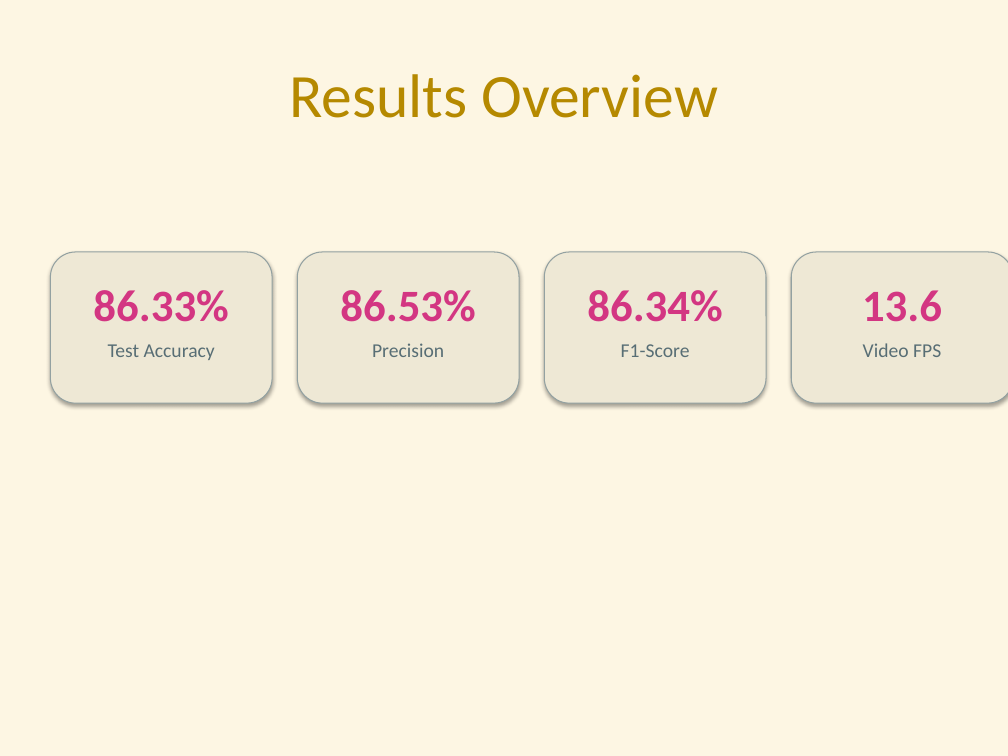
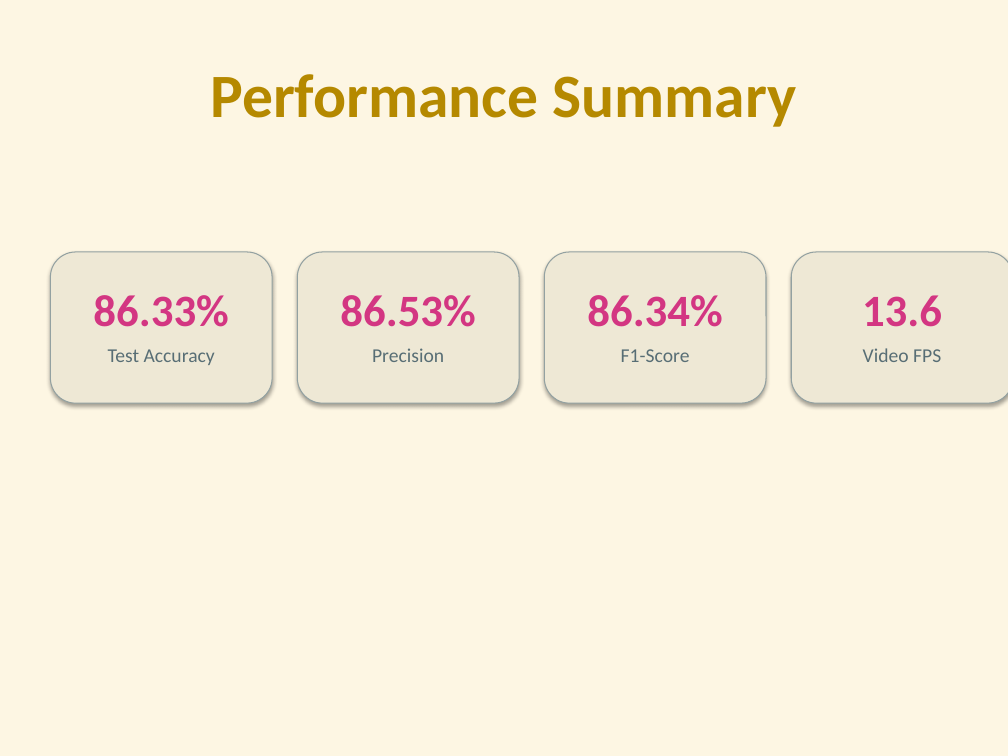
Before and after one commit to HyzenTech/car-retrieval-system, a slide deck: slide 6 of presentation.pptx (slide 7 before the commit). Drawn at 1008x756 pixels with LibreOffice and Linux fonts; fonts in the diff are those of the drawing. Boxes give left, top, right and bottom in pixels: in the first picture for what was removed or moved away, otherwise in the second. Text is boxed around its words. In the diff, an @@ line names an element or a change of style, - is before the commit and + after.

```diff
--- a/presentation.pptx
+++ b/presentation.pptx
@@ title at [210,74,797,127]: text changed; bold on @@
-Results Overview
+Performance Summary
@@ 8 texts: place and size @@
-8 texts at [93,290,942,360]
+8 texts at [93,295,942,365]
```
Also in this commit, not shown: 6 other slides changed, 3 slides added, 4 slides removed, 1 other file.
